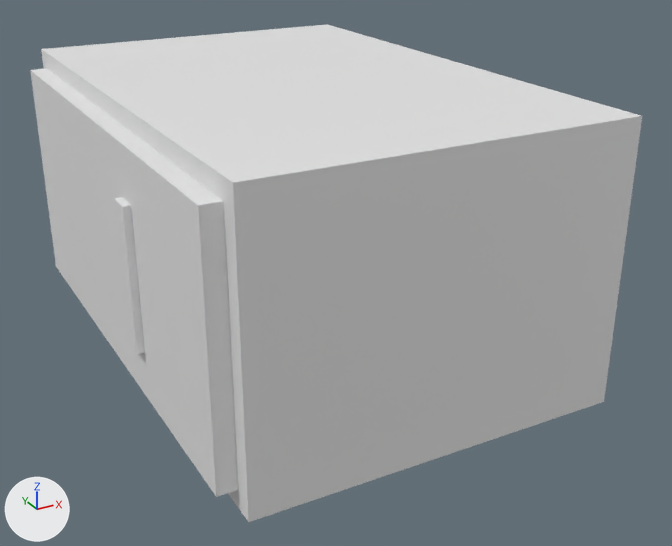
Renders of the FBX model Source/SmallProps/EXPORTS/Microwave.FBX from each side of a commit.
Both versions are drawn from a 50 mm camera at (-0.221, -0.447, 0.254) aimed at (0.011, -0.025, 0.044). The axes (+X, +Y, +Z) are drawn at lower left. The lights are the same throughout. Where no turn or scale is listed for an object, it has been applied to the vertices.
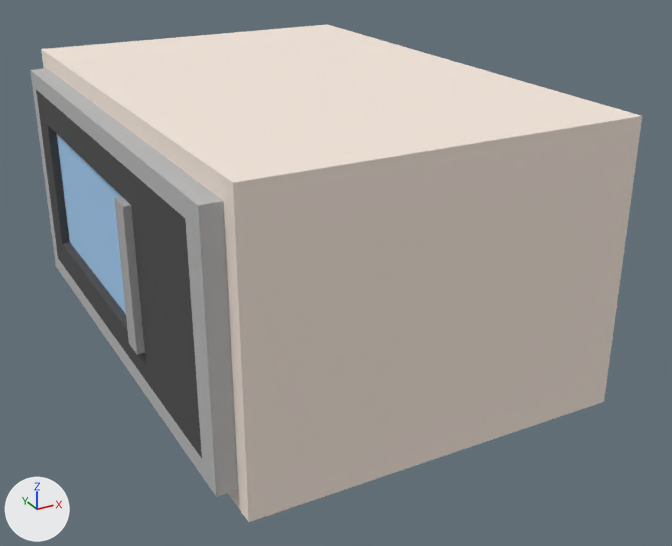
Changed parts and their boxes (x1, y1, x2, y2) in the pictures (672 x 546 px):
part 1 of me_mesh, built on
    both: (48, 126, 127, 329)
part 2 of me_mesh, recoloured
    both: (114, 197, 145, 354)
part 3 of me_mesh, recoloured
    both: (36, 90, 202, 458)
part 4 of me_mesh, recoloured
    both: (30, 68, 238, 497)
part 5 of me_mesh, recoloured
    both: (41, 25, 642, 522)

Patch to the scene script:
```diff
--- a/Source/SmallProps/EXPORTS/Microwave.FBX.py
+++ b/Source/SmallProps/EXPORTS/Microwave.FBX.py
@@ mat_window @@
+mat_window = principled_material('Window')
+mat_window.base_color = (0.388, 0.639, 0.918)  # blue #a7d1f6
+mat_window.roughness = 0.859
@@ mat_handle @@
+mat_handle = principled_material('Handle')
+mat_handle.base_color = (0.427, 0.427, 0.427)  # grey #afafaf
+mat_handle.roughness = 0.859
@@ mat_microwave @@
+mat_microwave = principled_material('MicroWave')
+mat_microwave.base_color = (0.922, 0.804, 0.718)  # white #f6e8dc
+mat_microwave.roughness = 0.859
@@ mat_material__4 @@
+mat_material__4 = principled_material('Material #4')
+mat_material__4.base_color = (0.588, 0.588, 0.588)  # light grey #cacaca
+mat_material__4.roughness = 0.859
@@ mat_paneledge @@
+mat_paneledge = principled_material('PanelEdge')
+mat_paneledge.base_color = (0.482, 0.482, 0.482)  # grey #b8b8b8
+mat_paneledge.roughness = 0.859
@@ mat_windowedge @@
+mat_windowedge = principled_material('WindowEdge')
+mat_windowedge.base_color = (0.0706, 0.0706, 0.0706)  # dark grey #4b4b4b
+mat_windowedge.roughness = 0.859
@@ me_mesh @@
 # used by ob_box001; location = (0.0, 0.0, 0.0)
 # verts and faces of me_mesh; kept vertices keep their numbers, new ones are numbered from 40
 # before: 26 (-0.11, -0.04, 0.037), 29 (-0.11, -0.04, 0.113) at pixel (122, 197), 30 (-0.109, -0.04, 0.037), 33 (-0.109, -0.04, 0.113), 34 (-0.114, -0.04, 0.037) at pixel (128, 343)
 # before: 37 (-0.114, -0.04, 0.113) at pixel (114, 198), 38 (-0.11, 0.11, 0.113) at pixel (47, 124), 39 (-0.11, 0.11, 0.037) at pixel (62, 243)
-me_mesh.from_pydata(...)  # 40 vertices, 36 faces; spans x -0.114..0.1, y -0.15..0.15, z 0.0..0.15
+me_mesh.from_pydata(...)  # 44 vertices, 38 faces; spans x -0.114..0.1, y -0.15..0.15, z 0.0..0.15
+# me_mesh part 1
+delete_faces([(26, 29, 38, 39), (26, 30, 33, 29), (30, 34, 37, 33)])
+for new, old in zip([*range(40, 44)], [26, 29, 38, 39]): verts[new] = verts[old] + (0.005, 0.0, 0.0)
+faces += [(40, 41, 42, 43)]  # mat_window (blue #a7d1f6)
+faces += [(29, 38, 42, 41), (38, 39, 43, 42), (26, 40, 43, 39)]  # mat_windowedge (dark grey #4b4b4b)
+faces += [(34, 37, 41, 40)]  # mat_handle (grey #afafaf)
+# me_mesh part 2: 4 faces spanning x -0.114..-0.109, y -0.052..-0.04, z 0.037..0.113 switch from no material to mat_handle (grey #afafaf)
+# me_mesh part 3: 5 faces spanning x -0.11, y -0.125..0.13, z 0.02..0.13 switch from no material to mat_windowedge (dark grey #4b4b4b)
+# me_mesh part 4: 8 faces spanning x -0.11..-0.1, y -0.14..0.14, z 0.01..0.14 switch from no material to mat_paneledge (grey #b9b9b9)
+# me_mesh part 5: 9 faces spanning x -0.1..0.1, y -0.15..0.15, z 0.0..0.15 switch from no material to mat_microwave (white #f6e8dc)
+me_mesh.materials.append(mat_material__4)  # light grey #cacaca
+me_mesh.materials.append(mat_window)  # blue #a7d1f6
```
